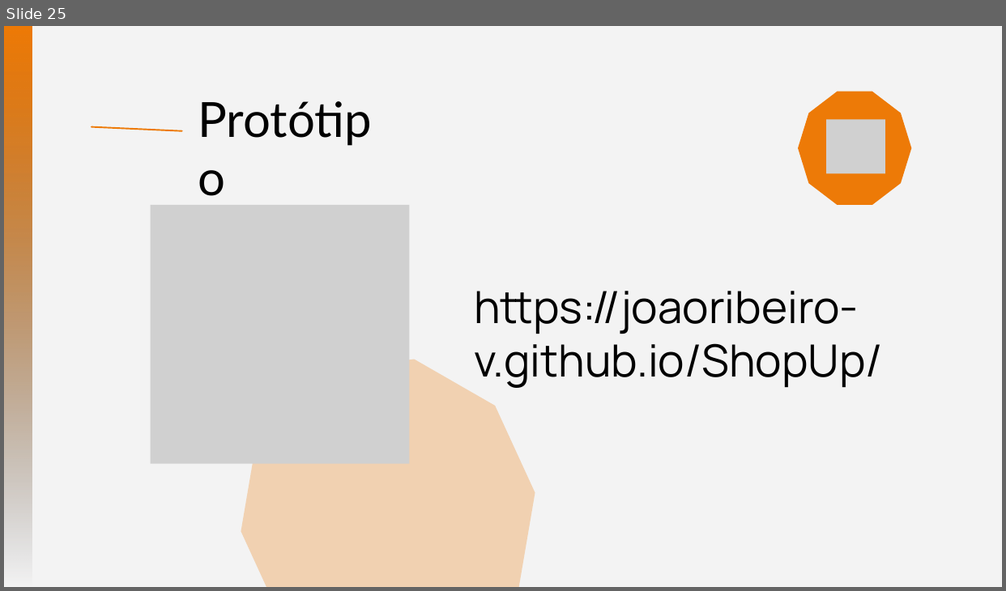
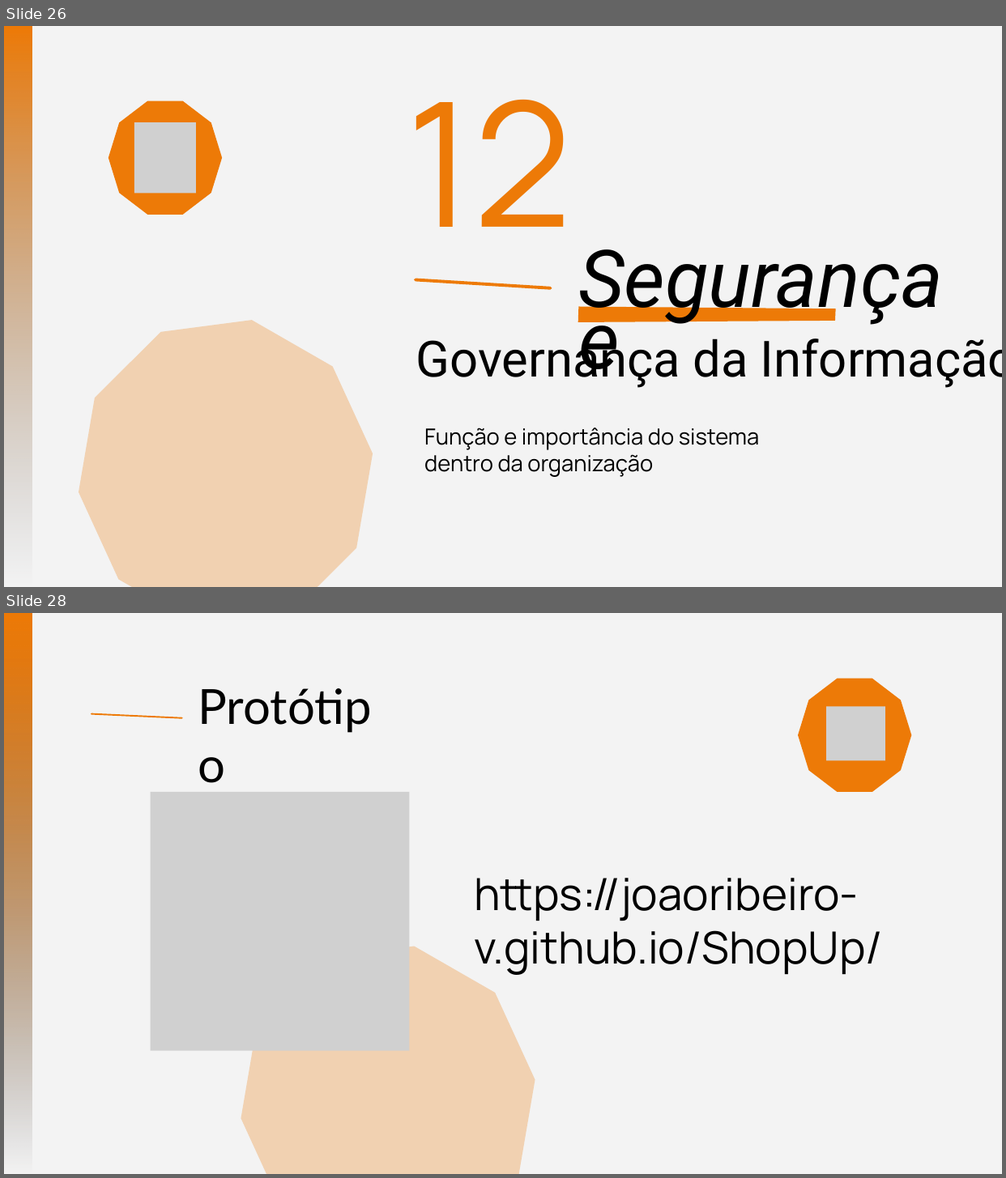
Before and after one commit to JoaoRibeiro-V/ShopUp, a slide deck: documentacao/slides-shopup.pptx. Shown one above the other, each under a label of ours: slide 25 before the commit, slides 26 and 28 after it; the slides between them are not shown. The pictures are 1006x591 and 1006x1178 pixels, drawn with LibreOffice and Linux fonts; fonts in the diff are those of the drawing; grey boxes stand for pictures. Boxes give left, top, right and bottom in pixels: in the first picture for what was removed or moved away, otherwise in the second. Text is boxed around its words. In the diff, an @@ line names an element or a change of style, - is before the commit and + after.

```diff
--- a/documentacao/slides-shopup.pptx
+++ b/documentacao/slides-shopup.pptx
@@ slide 26 added at (x1=4, y1=26, x2=1002, y2=587), background #F3F3F3 @@
@@ freeform shape added at (x1=4, y1=26, x2=32, y2=587), fill gradient #ED7A07 to #737373 @@
@@ freeform shape added at (x1=108, y1=101, x2=222, y2=215), fill #ED7A07 @@
@@ picture added at (x1=134, y1=122, x2=196, y2=193) @@
@@ text added at (x1=406, y1=99, x2=572, y2=227), 250 pt, text #ED7A07 @@
+12
@@ text added at (x1=578, y1=250, x2=943, y2=388), 115 pt, text #000000, italic @@
+Segurança e
@@ line added from (415, 280) to (551, 288), #ED7A07 4.5 pt @@
@@ freeform shape added at (x1=59, y1=307, x2=392, y2=587), fill #ED7A07 at 28% opacity @@
@@ freeform shape added at (x1=577, y1=306, x2=835, y2=322), fill #ED7A07 @@
@@ text added at (x1=692, y1=339, x2=1002, y2=388), 72 pt, text #000000 @@
+Governança da Informação
@@ text added at (x1=424, y1=428, x2=760, y2=477), 32 pt, text #000000 @@
+Função e importância do sistema dentro da organização
@@ what was slide 25 is now slide 28 @@
```
Also in this commit, not shown: 9 slides changed, 3 other slides added.
